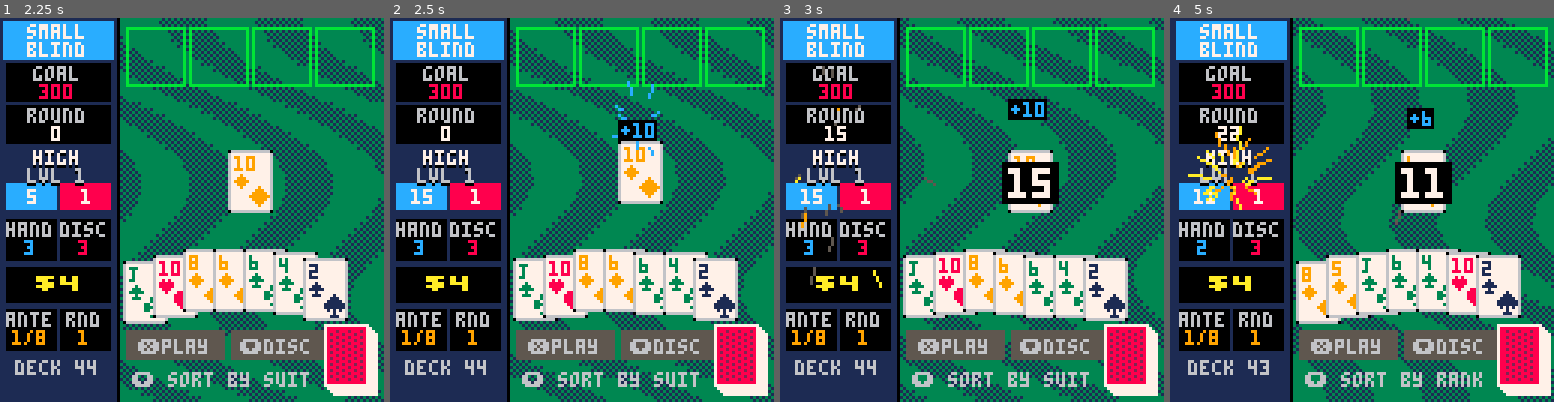
Above: before the commit, frames 1-4 (left to right).
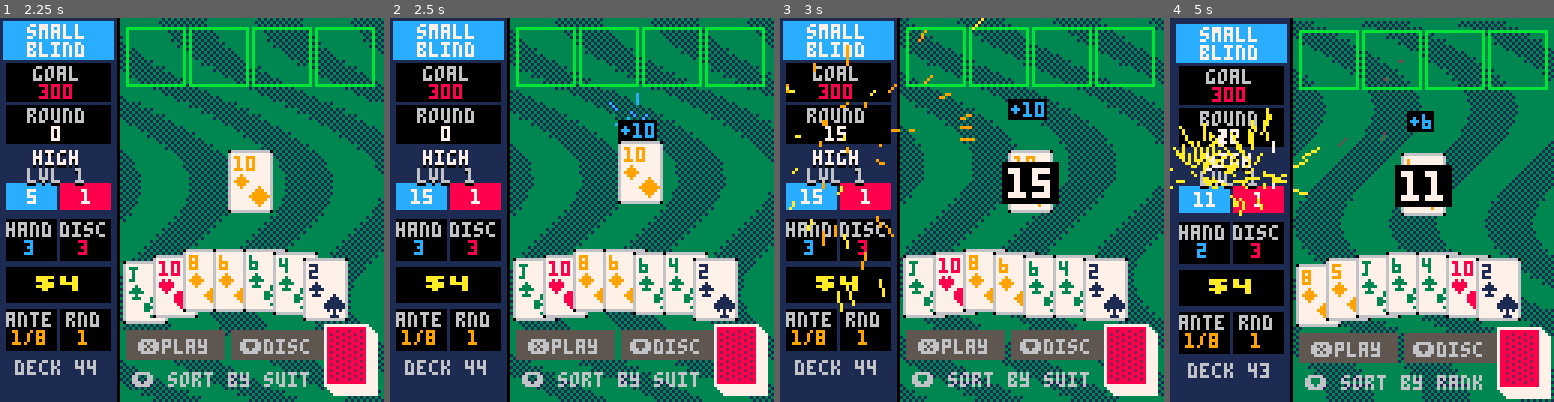
Above: after the commit, the same moments.

Repository: drachis/carts
Game: PICO-8 cartridge proj/bal8tro/bal8tro.p8
Same seed, same stepped clock (60 frames per second), same inputs: the game is played once before the commit and once after it.
Inputs:
- Up to frame 1 (2.25 s): tap X (X key) at 0.33, 1.07, 1.85 s; tap O (Z key) at 0.7, 1.7, 2.1 s; hold Right 1.6-2.1 s; hold Up from 2.15 s (still down)
- Up to frame 2 (2.5 s): release Up at 2.42 s; hold Right from 2.47 s (still down)
- Up to frame 3 (3 s): keep holding Right; tap O (Z key) at 2.5, 2.9 s; tap X (X key) at 2.97 s
- Up to frame 4 (5 s): release Right at 3.03 s; hold Left 3.08-3.58 s; tap O (Z key) every 0.4 s from 3.3 to 4.9 s; hold Down 3.63-3.97 s; hold Right 4.02-4.68 s; tap X (X key) at 4.08 s; hold Up from 4.73 s (still down)

Frame 1 is identical in both runs. In frame 2, 0.2% of the frame differs, in the area x 57-71%, y 16-36%; in frame 3, 1.1%; in frame 4, 18%, in the area x 0-100%, y 0-100%.

Commit message:
bal8tro: a VFX engine: particle presets as data (vfx_specs: spark, shower, flame, coin), kick(thing) for a decaying shake and lift on any card or joker, turn_over(card) to flip a card with clip, after(frames,fn) timers, hitstop and flash; the sparks, total shower and flames now run on it; engine unit tests; 5021 tokens
Co-Authored-By: Claude Opus 5.5 <noreply@anthropic.com>

Diff:
--- a/proj/bal8tro/data.lua
+++ b/proj/bal8tro/data.lua
@@ -96,6 +96,17 @@
 
 ante_bases=split"3,8,20,50,110,200,350,500"
 
+vfx_specs=parse_table[[
+name,count,speed,rise,gravity,life,ramp,width
+spark,8,1.5,1,.08,30,,0
+shower,40,2.5,1.5,.08,30,9/10/10/7,16
+flame,1,.3,.9,0,18,2/8/8/9/10/7,16
+coin,10,1.5,2,.12,36,9/10/10/7,8
+]]
+for spec in all(vfx_specs) do
+ if spec.ramp then spec.ramp=split(spec.ramp,"/") end
+end
+
 boss_specs=parse_table[[
 name,text,factor,debuff,hands,discards,must,halve
 the club,clubs are debuffed,4,3,,,,
--- a/proj/bal8tro/draw.lua
+++ b/proj/bal8tro/draw.lua
@@ -24,7 +24,8 @@
   thing.glide_x+=(x-thing.glide_x)/4
   thing.glide_y+=(y-thing.glide_y)/4
  end
- thing.x,thing.y=flr(thing.glide_x+.5),flr(thing.glide_y+.5)
+ local dx,dy=jiggle(thing)
+ thing.x,thing.y=flr(thing.glide_x+dx+.5),flr(thing.glide_y+dy+.5)
  return thing.x,thing.y
 end
 
@@ -39,7 +40,17 @@
 function draw_card(card,x,y)
  if is_active(card) then y-=3 end
  x,y=glide(card,x,y)
- if card.wait>0 then draw_back(x,y) return end
+ local turn=card.flip or 1
+ if turn<1 then
+  card.flip+=.0625
+  local width=abs(cos(turn/2))*7.5
+  clip(x+7.5-width,y,width*2+1,21)
+ end
+ if card.wait>0 or turn<.5 then
+  draw_back(x,y)
+  clip()
+  return
+ end
  rectfill(x,y,x+14,y+20,7)
  rect(x,y,x+14,y+20,6)
  pset(x,y,0) pset(x+14,y,0) pset(x,y+20,0) pset(x+14,y+20,0)
@@ -53,6 +64,7 @@
   fillp()
   line(x+2,y+18,x+12,y+2,8)
  end
+ clip()
 end
 
 function draw_joker(joker,x,y,focused)
@@ -162,7 +174,7 @@
  draw_table_button("⬇️disc",77,107,8,mode=="play" and #picked>0 and discards_left>0)
  if #picked==0 then print_centre("⬇️ sort by "..(sort_by_suit and "rank" or "suit"),118,6,74) end
  if joker_focus then draw_tooltip(jokers[joker_focus]) end
- draw_sparks()
+ draw_particles()
  for p in all(pops) do
   local y,half,tall=p.y-p.age\4,#p.text*2,5
   if p.big then
--- a/proj/bal8tro/effects.lua
+++ b/proj/bal8tro/effects.lua
@@ -1,11 +1,42 @@
-sparks,shake,chips_bump,mult_bump,heat={},0,0,0,0
-flame_colours=split"2,8,8,9,10,7"
+particles,timers,shake,freeze,flash_frames,chips_bump,mult_bump,heat={},{},0,0,0,0,0,0
 
-function burst(x,y,colour,count)
- for i=1,count do
-  local angle,speed=rnd(),.5+rnd(1.5)
-  add(sparks,{x=x,y=y,vx=cos(angle)*speed,vy=sin(angle)*speed-1,colour=colour,life=15+rnd(15)})
+function emit(name,x,y,colour,amount)
+ local spec=vfx_specs[name]
+ for i=1,amount or spec.count do
+  local angle,speed=rnd(),rnd(spec.speed)
+  local life=spec.life*(.5+rnd(.5))
+  add(particles,{
+   x=x+rnd(spec.width),y=y,
+   vx=cos(angle)*speed,vy=sin(angle)*speed-spec.rise*(.5+rnd()),
+   life=life,full=life,spec=spec,colour=colour
+  })
  end
+end
+
+function kick(thing,amount)
+ thing.kick=max(thing.kick or 0,amount)
+end
+
+function turn_over(card)
+ card.flip=0
+end
+
+function after(frames,action)
+ add(timers,{frames=frames,action=action})
+end
+
+function hitstop(frames)
+ freeze=max(freeze,frames)
+end
+
+function flash(frames)
+ flash_frames=max(flash_frames,frames)
+end
+
+function jiggle(thing)
+ local amount=thing.kick or 0
+ thing.kick=amount>.3 and amount*.8 or 0
+ return rnd(amount)-amount/2,-amount/2
 end
 
 function draw_flames()
@@ -24,21 +55,24 @@
 function fan_flames()
  heat=mode=="score" and (score+hand_total(chips,mult))/goal or 0
  if heat<1 then return end
- for left=chips_x,mult_x,mult_x-chips_x do
-  for i=1,min(heat,4) do
-   add(sparks,{x=left+rnd(16),y=boxes_y,vx=rnd(.6)-.3,vy=-.4-rnd(.6*heat),life=6+rnd(12),flame=true})
-  end
- end
+ for left=chips_x,mult_x,mult_x-chips_x do emit("flame",left,boxes_y,nil,min(heat,4)) end
 end
 
 function update_effects()
+ for timer in all(timers) do
+  timer.frames-=1
+  if timer.frames<=0 then
+   del(timers,timer)
+   timer.action()
+  end
+ end
  fan_flames()
- for spark in all(sparks) do
-  spark.x+=spark.vx
-  spark.y+=spark.vy
-  if not spark.flame then spark.vy+=.08 end
-  spark.life-=1
-  if spark.life<0 then del(sparks,spark) end
+ for p in all(particles) do
+  p.x+=p.vx
+  p.y+=p.vy
+  p.vy+=p.spec.gravity
+  p.life-=1
+  if p.life<0 then del(particles,p) end
  end
  shake=shake>.5 and shake*.85 or 0
  chips_bump,mult_bump=max(chips_bump-.25,0),max(mult_bump-.25,0)
@@ -59,10 +93,16 @@
  camera(rnd(shake)-shake/2,rnd(shake)-shake/2)
 end
 
-function draw_sparks()
- for spark in all(sparks) do
-  local colour=spark.life<6 and 5 or spark.colour
-  if spark.flame then colour=flame_colours[min(spark.life\3+1,6)] end
-  line(spark.x,spark.y,spark.x-spark.vx*2,spark.y-spark.vy*2,colour)
+function draw_particles()
+ for p in all(particles) do
+  local ramp,colour=p.spec.ramp,p.life<6 and 5 or p.colour
+  if ramp then colour=ramp[ceil(p.life/p.full*#ramp)] end
+  line(p.x,p.y,p.x-p.vx*2,p.y-p.vy*2,colour)
+ end
+ if flash_frames>0 then
+  flash_frames-=1
+  fillp(▒)
+  rectfill(40,0,127,127,7)
+  fillp()
  end
 end
--- a/proj/bal8tro/main.lua
+++ b/proj/bal8tro/main.lua
@@ -119,7 +119,7 @@
   local x,y=thing_position(step.thing)
   local colour=step.chips and 12 or 8
   pop(step.xmult and "x"..step.xmult or "+"..(step.chips or step.mult),x,y,colour)
-  burst(x,y+4,colour,8)
+  emit("spark",x,y+4,colour)
   if step.chips then chips_bump=2 else mult_bump=2 end
   sfx((step.chips and snd_chips or snd_mult)+min(step_index-1,7))
   step_timer=step_frames
@@ -128,8 +128,8 @@
   local total=hand_total(chips,mult)
   score+=total
   add(pops,{text=big_text(total),x=table_centre,y=50,colour=10,age=0,big=true})
-  burst(19,boxes_y,10,24)
-  burst(19,boxes_y,9,16)
+  emit("shower",chips_x,boxes_y)
+  emit("shower",mult_x,boxes_y)
   shake=min(2+total/goal*4,8)
   sfx(snd_total)
   step_timer=45
@@ -173,6 +173,10 @@
 end
 
 function _update60()
+ if freeze>0 then
+  freeze-=1
+  return
+ end
  if mode=="title" then
   if btnp(4) then start_run() end
  elseif mode=="play" then
--- a/proj/bal8tro/tests/test_boot.lua
+++ b/proj/bal8tro/tests/test_boot.lua
@@ -143,10 +143,10 @@
  end
  if n==120 or n==148 then
   local flames=0
-  for spark in all(sparks) do if spark.flame then flames+=1 end end
+  for p in all(particles) do if p.spec.name=="flame" then flames+=1 end end
   expect("flames at frame "..n.." (on once 80x6 beats 300)",flames>0,n==148)
  end
- if n==89 then expect("a scoring card throws sparks and bumps chips",#sparks>0 and chips_bump>0,true) end
+ if n==89 then expect("a scoring card throws sparks and bumps chips",#particles>0 and chips_bump>0,true) end
  if n==162 then
   local big
   for p in all(pops) do if p.big then big=p.text end end
--- a/proj/bal8tro/tests/test_hands.lua
+++ b/proj/bal8tro/tests/test_hands.lua
@@ -75,7 +75,32 @@
  boss=boss_specs["the club"]
 end
 
+function vfx_cases()
+ particles={}
+ emit("spark",10,10,8)
+ emit("flame",10,10,nil,3)
+ expect("a spark preset throws its count, a flame its amount",#particles,11)
+ local fired
+ after(3,function() fired=true end)
+ update_effects()
+ update_effects()
+ expect("a timer has not fired after 2 of 3 frames",fired,nil)
+ update_effects()
+ expect("a timer fires on its frame",fired,true)
+ local thing={}
+ kick(thing,4)
+ local _,lift=jiggle(thing)
+ expect("a kick lifts by half its size",lift,-2)
+ for i=1,20 do jiggle(thing) end
+ expect("a kick settles",thing.kick,0)
+ hitstop(5)
+ hitstop(2)
+ expect("a shorter hitstop does not cut a longer one",freeze,5)
+ freeze,particles=0,{}
+end
+
 function run_cases()
+ vfx_cases()
  reset_levels()
  boss_cases()
  for case in all(hand_cases) do
Not shown, changed: proj/bal8tro/notes/data.md
Not shown, changed: proj/bal8tro/notes/draw.md
Not shown, changed: proj/bal8tro/notes/effects.md
